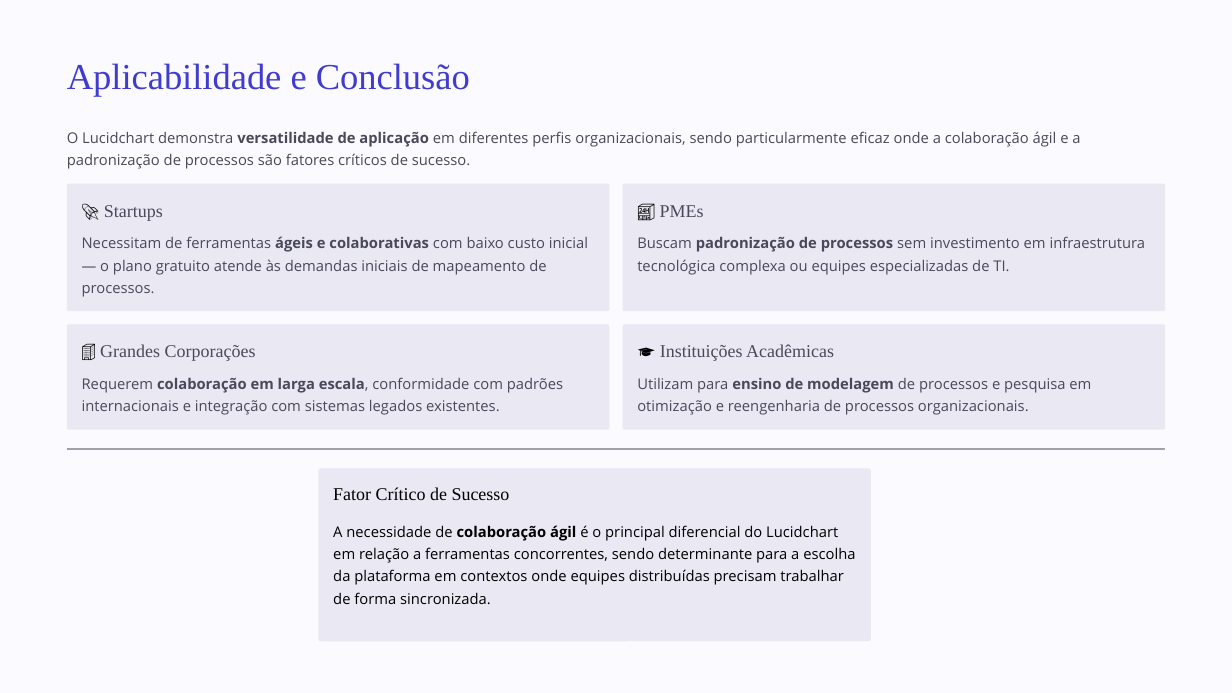
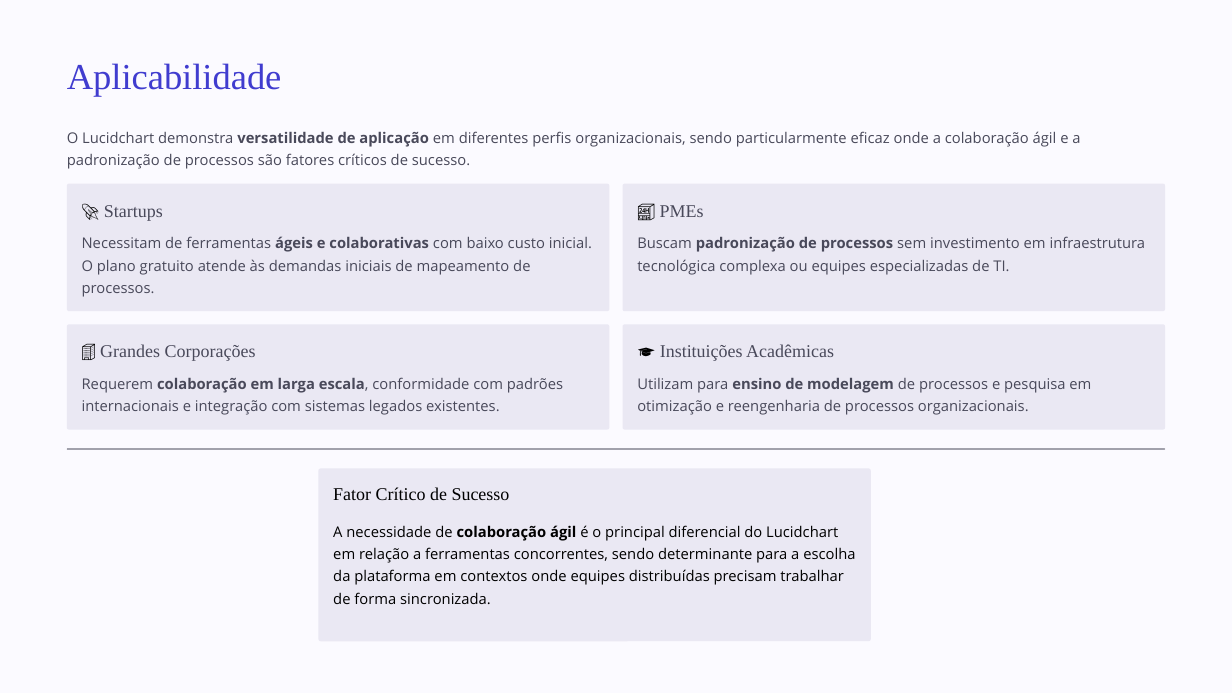
Before and after one commit to anibele/Modelagem-de-Processo, a slide deck: slide 16 of Modelagem-BPMN-Lucidchart.pptx (slide 10 before the commit). Drawn at 1232x693 pixels with LibreOffice and Linux fonts; fonts in the diff are those of the drawing; background and template pictures are left out. Boxes give left, top, right and bottom in pixels: in the first picture for what was removed or moved away, otherwise in the second. Text is boxed around its words. In the diff, an @@ line names an element or a change of style, - is before the commit and + after.

```diff
--- a/Modelagem-BPMN-Lucidchart.pptx
+++ b/Modelagem-BPMN-Lucidchart.pptx
@@ text at [67,63,282,96]: text changed @@
-Aplicabilidade e Conclusão
+Aplicabilidade
@@ text at [82,236,592,297]: text changed @@
-Necessitam de ferramentas ágeis e colaborativas com baixo custo inicial — o plano gratuito atende às demandas iniciais de mapeamento de processos.
+Necessitam de ferramentas ágeis e colaborativas com baixo custo inicial. O plano gratuito atende às demandas iniciais de mapeamento de processos.
```
Also in this commit, not shown: 3 other slides changed, 10 slides added, 1 slide removed.
